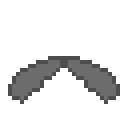
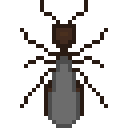
Two versions of the same layered image (128 × 128). Layer-by-layer changes:
hid "wings_fly_2" over [8, 56, 120, 104]
showed "wings_closed", painted on it over [20, 56, 108, 128]
showed "body" over [40, 0, 88, 128]
showed "legs1" over [20, 28, 108, 108]
